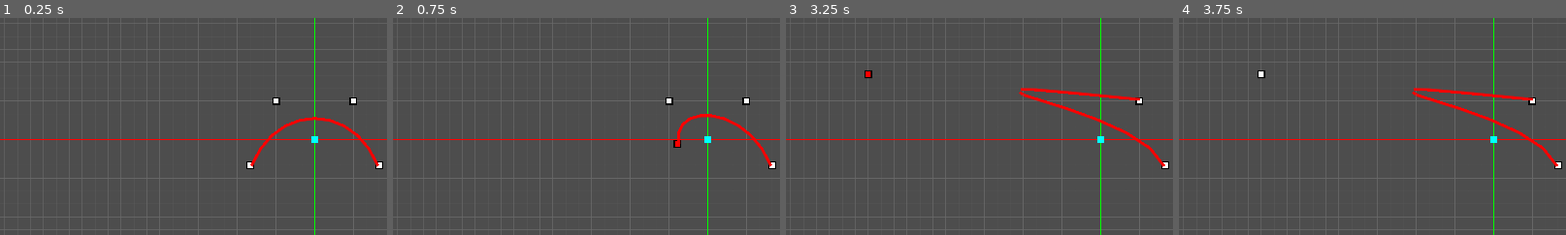
Above: before the commit, frames 1-4 (left to right).
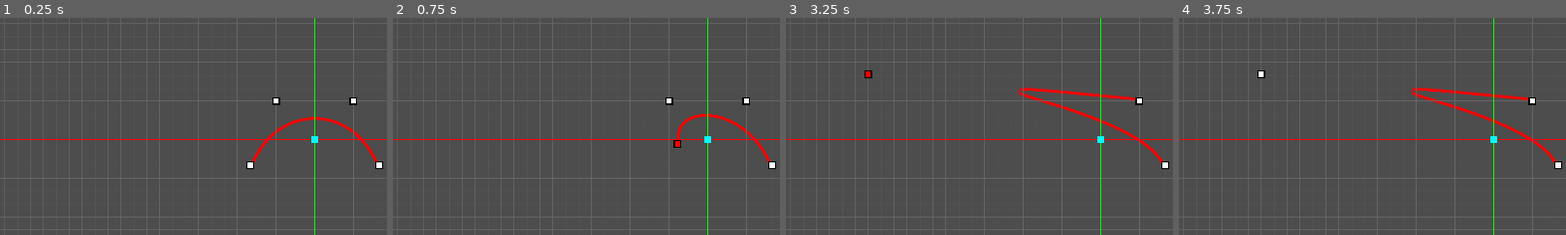
Above: after the commit, the same moments.

Repository: artgillespie/godot_experiments
Game: Godot game, scene res://BezierViz.tscn
The game is run twice, just before and just after one commit, with the same random seed, the same clock (stepped at 60 frames per second) and the same inputs. The project has no main scene, so this scene is started directly.
Inputs (mouse positions are % of the whole screen's width and height, from its top left):
- Up to frame 1 (0.25 s): no input
- Up to frame 2 (0.75 s): tap Enter at 0.5 s; drag from (42, 56) to (55, 41) at 0.52 s
- Up to frame 3 (3.25 s): tap Space at 1.25, 2.75 s; drag from (45, 41) to (58, 56) at 1.27 s; tap Enter at 2 s; move the mouse to (55, 41) at 2.02 s; click (55, 41) at 2.17 s; drag from (58, 56) to (20, 35) at 2.77 s
- Up to frame 4 (3.75 s): tap Enter at 3.5 s; move the mouse to (80, 65) at 3.52 s; click (80, 65) at 3.67 s
The pictures show only the part of the screen within x 9-59%, y 22-72%; the shares and areas given below are measured in that part.

The runs differ from the first frame. In frame 1, 0.3% of the frame differs, in the area x 64-98%, y 45-69%; in frame 2, 0.2%; in frame 3, 0.3%, in the area x 59-98%, y 32-69%; in frame 4, 0.3%.

Commit message:
fix z-ordering of control points, use 32 line segments

Diff:
--- a/BezierViz.tscn
+++ b/BezierViz.tscn
@@ -5,7 +5,9 @@
 [node name="Node2D" type="Node2D"]
 script = ExtResource("1_5i5jp")
 LINE_WIDTH = 0.5
+NUM_SEGMENTS = 32
 
 [node name="ControlPoints" type="Node2D" parent="."]
 
 [node name="MeshInstance2D" type="MeshInstance2D" parent="."]
+z_index = -1
--- a/line_shader_material.gdshader
+++ b/line_shader_material.gdshader
@@ -8,6 +8,7 @@
 void fragment() {
 	float norm = UV.y * 2.0 - 1.0;
 	// 1 - norm^n where n is even gives increasingly steep dropoff towards the edges
+	// which approximates anti-aliasing
 	float alpha = 1.0 - pow(norm, 6);
 	COLOR = vec4(1.0, 0.0, 0.0, alpha);
 }
